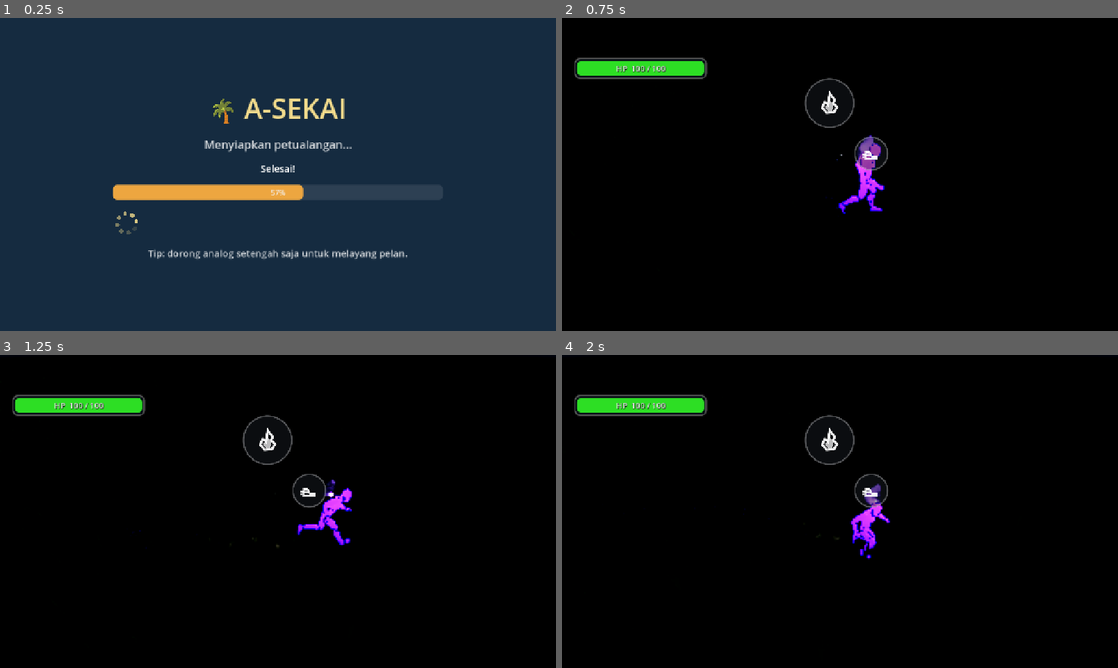
Above: before the commit, frames 1-4 (two rows, left to right).
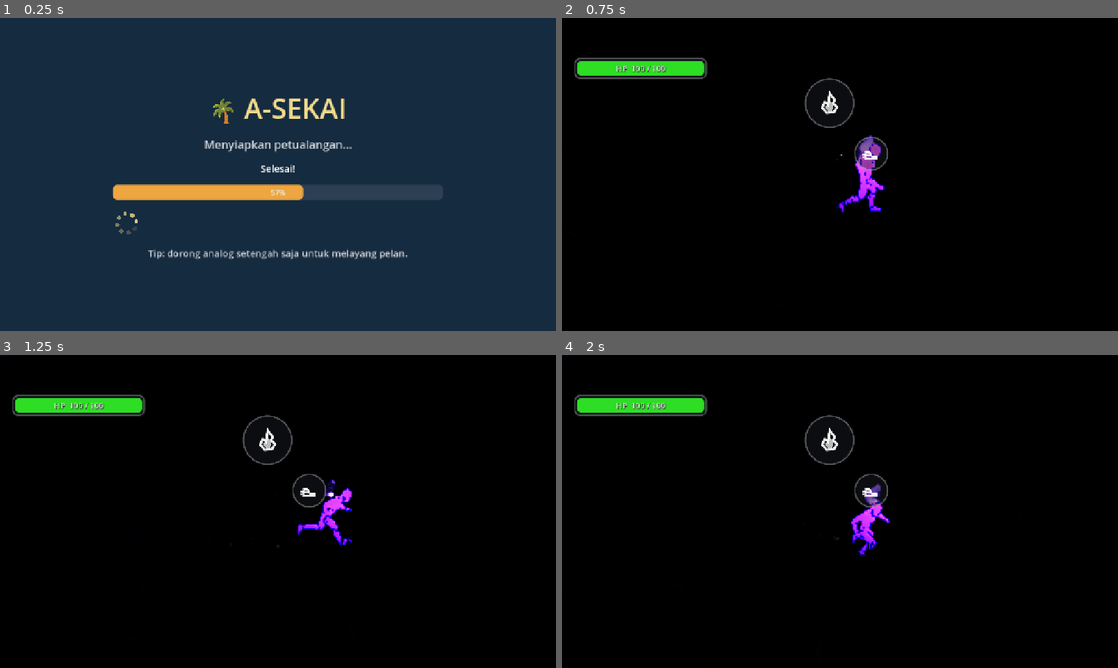
Above: after the commit, the same moments.

Repository: KyokoApp/Unity
Game: Godot game, scene res://packs/core_scripts/game_root.tscn
The game is run twice, just before and just after one commit, with the same random seed, the same clock (stepped at 60 frames per second) and the same inputs. This scene is started directly instead of the project's main scene. Sound files missing from this copy of the repository are replaced by a short silence.
Inputs (mouse positions are in pixels of both pictures, inside the frame that each line leads up to):
- Up to frame 1 (0.25 s): no input
- Up to frame 2 (0.75 s): move the mouse to (962, 158) at 0.52 s; hold Right (ui_right) from 0.53 s (still down); click (962, 158) at 0.67 s
- Up to frame 3 (1.25 s): keep holding Right (ui_right)
- Up to frame 4 (2 s): release Right (ui_right) at 1.25 s; drag from (728, 527) to (812, 574) at 1.27 s

Frame 1 is identical in both runs. In frame 2, less than 0.1% of the frame differs, in the area x 49-58%, y 56-63%; in frame 3, less than 0.1%; in frame 4, less than 0.1%, in the area x 32-57%, y 50-66%.

Commit message:
Rumput lebih tebal & realistis: rumpun organik + backlight + variasi kering
Respons user: 'kurang tebel dan kurang realistis buat se realistis
mungkin visual nya' — setelah kepadatan awal 4200/petak masih dirasa
kurang & bentuknya masih terasa kaku (persis 5 helai simetri bintang
72 derajat, spt bunga berulang, bukan rumpun alami).

Perubahan (world.gd, _build_grass_blade_mesh):
- 1 rumpun skrg 5 helai UTAMA + 4 helai PENGISI (lbh pendek/tipis),
  total 9 helai (naik dr 5).
- Sudut, tinggi, lebar, dan titik-tumbuh tiap helai di-JITTER acak
  (RNG seed tetap = mesh reproducible, tapi antar-helai dlm 1 rumpun
  TAK simetris sempurna) -> siluet rumpun jd organik, celah antar helai
  tersamar helai pengisi tanpa menaikkan jumlah instance per-petak
  scr drastis.
- Kepadatan petak dinaikkan 4200->5400 instance (~8.7/m² jd ~11.2/m²);
  digabung dgn naiknya jumlah helai/rumpun (5->9, ~2.3x segitiga per
  petak), kesan 'tebal' naik jauh lbh besar drpd sekadar linear ikut
  jumlah instance -- perlu dicek FPS di HP asli, kalau berat turunkan
  angka GRASS_CHUNK_INSTANCES dulu (bkn detail bentuk helai).

Perubahan (grass_blade.gdshader):
- fragment(): sebagian kecil rumpun (dipilih via variant, bukan acak
  per-frame) diwarnai agak kekuningan/kering di dekat ujung
  (dry_tip_color) -- padang rumput asli tak pernah hijau seragam 100%.
- light(): ditambah efek backlight/SSS palsu -- ujung helai yg tipis
  'menyala' keemasan kalau matahari ada di belakangnya relatif ke
  kamera (dot(-LIGHT,VIEW)), efek translusen khas rumput/daun asli
  kena cahaya dr belakang, bukan cuma shading toon flat spt sblmnya.

Co-authored-by: arena-agent <297053741+arena-agent@users.noreply.github.com>

Diff:
--- a/project/packs/shaders_materials/grass_blade.gdshader
+++ b/project/packs/shaders_materials/grass_blade.gdshader
@@ -28,8 +28,17 @@
 uniform float wind_strength = 0.29;
 uniform vec3 base_color : source_color = vec3(0.09, 0.22, 0.08);  // dekat akar
 uniform vec3 tip_color : source_color = vec3(0.42, 0.62, 0.20);   // dekat ujung
+// PEROMBAKAN realisme (user: "kurang realistis"): sebagian kecil rumpun
+// (dipilih pakai `variant`, bukan acak per-frame) dicondongkan ke warna
+// agak kekuningan/kering, spt padang rumput asli yg tak pernah 100% hijau
+// seragam satu warna persis.
+uniform vec3 dry_tip_color : source_color = vec3(0.58, 0.52, 0.21);
 uniform float shadow_tint : hint_range(0.0, 1.0) = 0.48;
 uniform float mid_tint : hint_range(0.0, 1.0) = 0.85;
+// Efek "backlight" (SSS palsu): ujung helai yg tipis tembus cahaya kalau
+// matahari ada di belakangnya -> nyala keemasan khas rumput asli kena
+// cahaya dr belakang, bukan flat-toon polos.
+uniform float translucency : hint_range(0.0, 2.0) = 0.75;
 
 // Posisi pemain (dunia, diperbarui tiap frame dr world.gd _process) +
 // jarak mulai/selesai pudar. Petak yg dimuat streaming SELALU sedikit
@@ -119,6 +128,10 @@
 
 void fragment() {
 	vec3 col = mix(base_color, tip_color, height_w);
+	// Sebagian rumpun (variant tinggi) condong ke warna kering — cuma di
+	// area dekat ujung (height_w) spy pangkalnya ttp hijau spt rumput nyata.
+	float dryness = smoothstep(0.74, 0.97, variant);
+	col = mix(col, dry_tip_color, dryness * height_w);
 	// variasi terang/gelap ringan per rumpun biar tak seragam monoton ("lebat")
 	col *= mix(0.82, 1.22, variant);
 	ALBEDO = col;
@@ -131,5 +144,10 @@
 	float b = shadow_tint + (mid_tint - shadow_tint) * smoothstep(0.15, 0.5, l)
 		+ (1.0 - mid_tint) * smoothstep(0.55, 0.85, l);
 	DIFFUSE_LIGHT += ALBEDO * LIGHT_COLOR * b * ATTENUATION;
+	// Backlight/SSS palsu: makin dekat sudut pandang ke arah "lawan cahaya"
+	// (matahari di belakang helai relatif ke kamera), makin nyala keemasan
+	// tipis di ujung (height_w) — efek translusen khas daun/rumput tipis.
+	float back = pow(clamp(dot(-LIGHT, VIEW), 0.0, 1.0), 2.5) * height_w;
+	DIFFUSE_LIGHT += tip_color * LIGHT_COLOR * back * translucency * ATTENUATION;
 	SPECULAR_LIGHT = vec3(0.0);
 }
--- a/project/packs/world_terrain/world.gd
+++ b/project/packs/world_terrain/world.gd
@@ -84,14 +84,16 @@
 # tak kelihatan nge-pop, PERSIS spt referensi (optimization_by_distance +
 # smoothstep di grass.gdshaderinc mrk) walau implementasi detailnya beda.
 const GRASS_CHUNK_SIZE := 22.0
-# PERMINTAAN USER (ronde ini): "kurang tebel, harus bener2 tebel nutupin
-# tanah" — dinaikkan ~4.7x dr percobaan chunk streaming pertama (900,
-# ~1.9 rumpun/m², ternyata jauh lbh jarang drpd sistem lama sblm di-chunk)
-# jadi ~8.7 rumpun/m², SEDIKIT lebih padat dr rekor terpadat sebelumnya
-# (~6.7/m² di sistem "wrap around player" yg sudah dihapus) — kali ini
-# amanteap krn area yg dirender dibatasi radius chunk (bukan seluruh
-# pulau), jadi kepadatan tinggi tak sebanding mahal dgn dunia terbuka penuh.
-const GRASS_CHUNK_INSTANCES := 4200
+# PERMINTAAN USER (ronde ini, LANJUTAN — msh dibilang "kurang tebel" stlh
+# dinaikkan ke 4200/~8.7 rumpun/m² sblmnya): dinaikkan lagi ke ~11.2/m².
+# Kali ini kenaikan jumlah RUMPUN sengaja tak digandakan sebesar putaran
+# sblmnya krn tiap rumpun SKRG jauh lbh berisi (5 helai jd 9, lihat
+# _build_grass_blade_mesh) — total SEGITIGA per petak naik ~2.3x dr putaran
+# lalu (bkn cuma linear ikut jumlah instance), jd kepadatan visual naik
+# banyak tanpa membebani GPU sebanyak kalau instance-count-nya sendiri yg
+# digandakan sebesar itu. TETAP perlu dicek FPS di HP asli stlh ini —
+# kalau turun terlalu jauh, turunkan angka ini dulu (bkn detail helai).
+const GRASS_CHUNK_INSTANCES := 5400
 const GRASS_RENDER_RADIUS_CHUNKS := 2   # persegi (2*r+1)^2 petak selalu berusaha dimuat
 const GRASS_UNLOAD_RADIUS_CHUNKS := 3   # histeresis: dibongkar hanya kalau LEBIH jauh dr ini
 const GRASS_CHUNK_BUILD_PER_FRAME := 2  # cegah hentakan frame saat byk petak baru sekaligus
@@ -358,24 +360,42 @@
 		if is_instance_valid(mmi) and mmi.multimesh:
 			mmi.multimesh.visible_instance_count = int(round(GRASS_CHUNK_INSTANCES * _grass_density_frac))
 
-## Mesh 1 tuft rumput: 5 helai (segitiga) tersusun bersilang membentuk
-## bintang dari atas, tiap helai punya sedikit "condong" di ujung biar tak
-## kaku lurus. Warna vertex.a dipakai grass_blade.gdshader sbg bobot tinggi
-## (0=akar,1=ujung). Dipakai BERSAMA oleh semua petak (1 resource, hemat).
+## Mesh 1 tuft rumput (PEROMBAKAN #2 — user: "kurang tebel dan kurang
+## realistis"). Versi lama: persis 5 helai simetris bintang 72° — dari atas
+## keliatan spt "bunga" kaku berulang, bukan rumpun alami. Versi baru:
+## 5 helai UTAMA (tinggi) + 4 helai PENGISI (lebih pendek/tipis) diselang-
+## seling, dan SEMUA sudut/tinggi/lebar/titik-tumbuh di-JITTER acak (RNG
+## seed TETAP supaya mesh hasilnya sama tiap build, tapi antar-helai dlm 1
+## rumpun tak lagi simetri sempurna) — kesan rumpun rimbun & organik, bukan
+## pola geometris berulang. Helai pengisi jg nambah "ketebalan" visual krn
+## mengisi celah siluet antar helai utama tanpa nambah instance/chunk (biaya
+## GPU tetap terkendali: cuma 9 segitiga/rumpun, naik dari 5, bukan per-
+## instance count yg jauh lbh mahal). Warna vertex.a dipakai grass_blade.
+## gdshader sbg bobot tinggi (0=akar,1=ujung). Dipakai BERSAMA semua petak.
 func _build_grass_blade_mesh() -> ArrayMesh:
 	var st := SurfaceTool.new()
 	st.begin(Mesh.PRIMITIVE_TRIANGLES)
-	var h := 0.46
-	# Lebar dinaikkan sedikit (permintaan "bener2 tebel nutupin tanah") biar
-	# celah antar rumpun makin tersamar sekalipun kepadatan sudah dinaikkan.
-	var w := 0.085
-	var lean := 0.10
-	const BLADE_N := 5
-	for i in range(BLADE_N):
-		var rot := Basis(Vector3.UP, deg_to_rad((360.0 / BLADE_N) * i))
-		var bl := rot * Vector3(-w * 0.5, 0.0, 0.0)
-		var br := rot * Vector3(w * 0.5, 0.0, 0.0)
-		var tip := rot * Vector3(0.0, h, lean)
+	var rng := RandomNumberGenerator.new()
+	rng.seed = 88172645  # tetap & deterministik, lihat komentar di atas
+	const PRIMARY_N := 5
+	const FILLER_N := 4
+	var total := PRIMARY_N + FILLER_N
+	for i in range(total):
+		var is_primary := i < PRIMARY_N
+		# Sebaran sudut dasarnya merata (360/total) tapi dijitter acak biar
+		# BUKAN simetri sempurna spt versi lama.
+		var base_angle: float = (TAU / float(total)) * float(i) + rng.randf_range(-0.32, 0.32)
+		var h: float = rng.randf_range(0.40, 0.58) if is_primary else rng.randf_range(0.20, 0.34)
+		var w: float = rng.randf_range(0.075, 0.098) if is_primary else rng.randf_range(0.045, 0.064)
+		var lean := rng.randf_range(0.07, 0.18)
+		# Titik tumbuh digeser sedikit dr pusat rumpun -> tak semua helai
+		# muncul dr 1 titik yg sama persis (spt rumpun asli, bukan payung).
+		var base_shift := rng.randf_range(0.0, 0.055)
+		var rot := Basis(Vector3.UP, base_angle)
+		var origin: Vector3 = rot * Vector3(0.0, 0.0, base_shift)
+		var bl: Vector3 = origin + rot * Vector3(-w * 0.5, 0.0, 0.0)
+		var br: Vector3 = origin + rot * Vector3(w * 0.5, 0.0, 0.0)
+		var tip: Vector3 = origin + rot * Vector3(0.0, h, lean)
 		st.set_color(Color(1, 1, 1, 0.0))
 		st.add_vertex(bl)
 		st.set_color(Color(1, 1, 1, 0.0))
